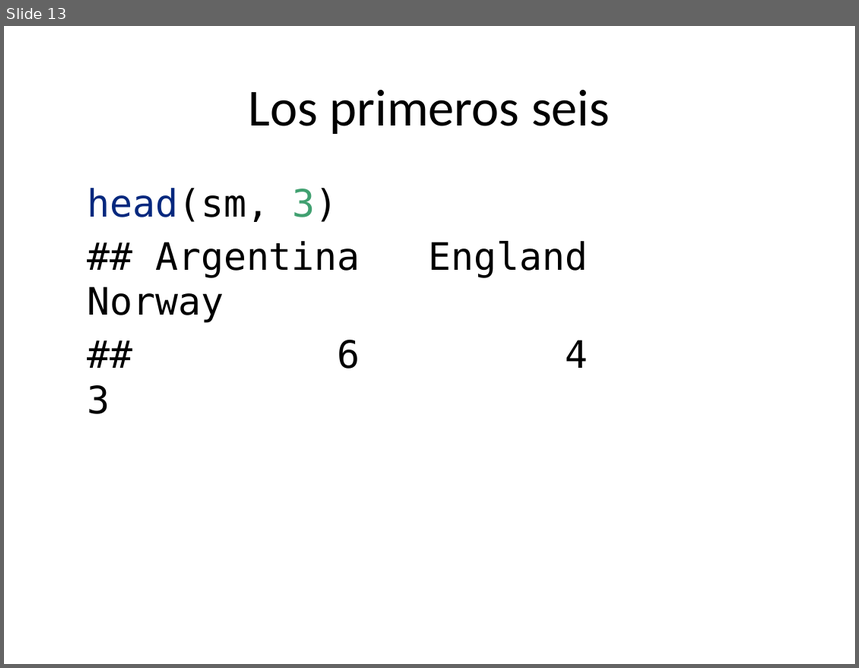
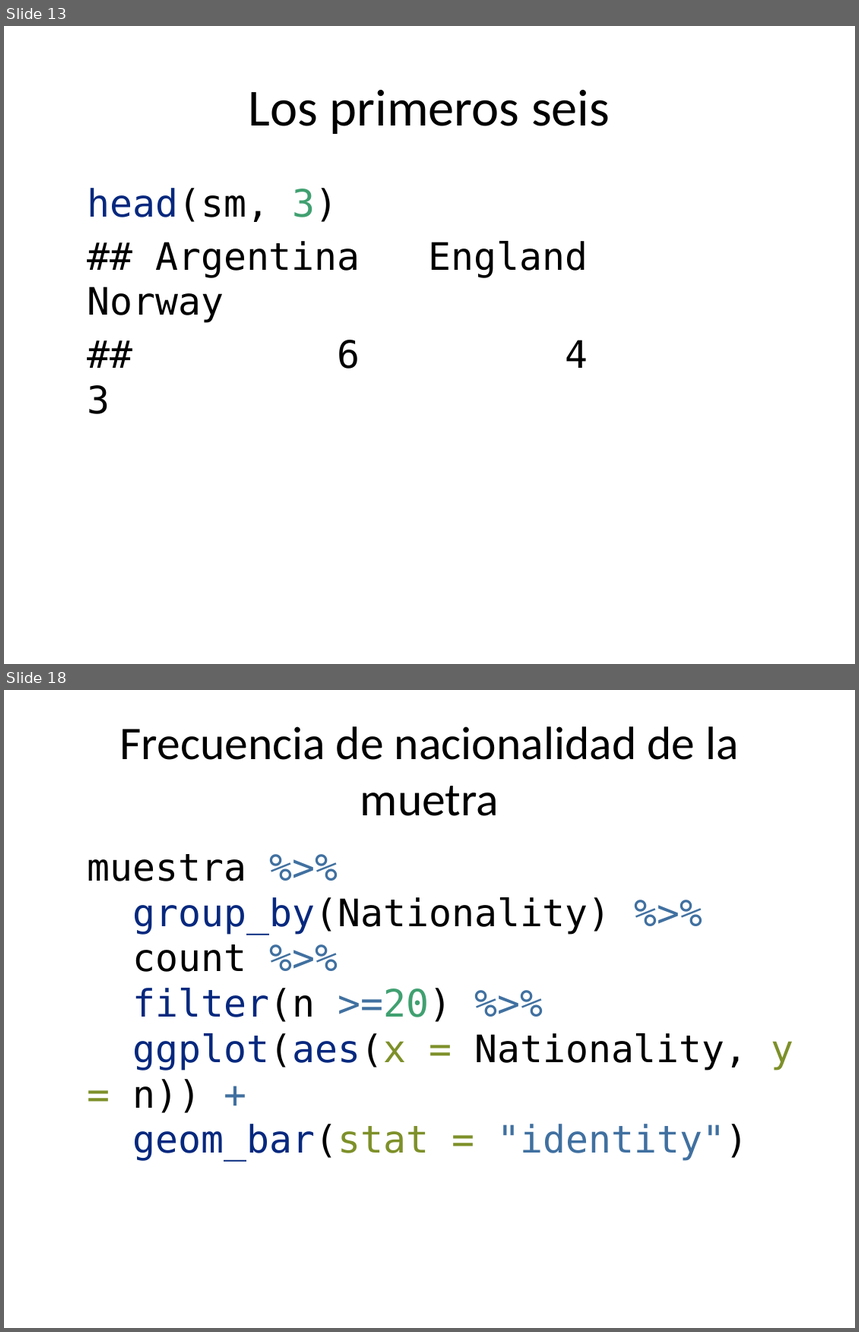
Before and after one commit to rpizarrog/CIIT.-Diplomado-en-Ciencia-de-los-Datos-e-IoT, a slide deck: Módulo II/estadistica descriptiva y probabilidad/poblacion-y-muestra - arreglado.pptx. Shown one above the other, each under a label of ours: slide 13 before the commit, slides 13 and 18 after it; the slides between them are not shown. The pictures are 859x668 and 859x1332 pixels, drawn with LibreOffice and Linux fonts; fonts in the diff are those of the drawing. Boxes give left, top, right and bottom in pixels: in the first picture for what was removed or moved away, otherwise in the second. Text is boxed around its words. In the diff, an @@ line names an element or a change of style, - is before the commit and + after.

```diff
--- a/Módulo II/estadistica descriptiva y probabilidad/poblacion-y-muestra - arreglado.pptx
+++ b/Módulo II/estadistica descriptiva y probabilidad/poblacion-y-muestra - arreglado.pptx
@@ slide 18 added at (4, 690, 855, 1328), background #FFFFFF @@
@@ title added at (120, 726, 739, 816), 39.6 pt, text #000000 @@
+Frecuencia de nacionalidad de la muetra
@@ text added at (87, 854, 794, 1162), 32 pt, text #000000 @@
+muestra %>%
+group_by(Nationality) %>%
+count %>%
+filter(n >=20) %>%
+ggplot(aes(x = Nationality, y = n)) +
+geom_bar(stat = "identity")
```
Also in this commit, not shown: 3 slides changed, 3 other slides added, 1 other file.
